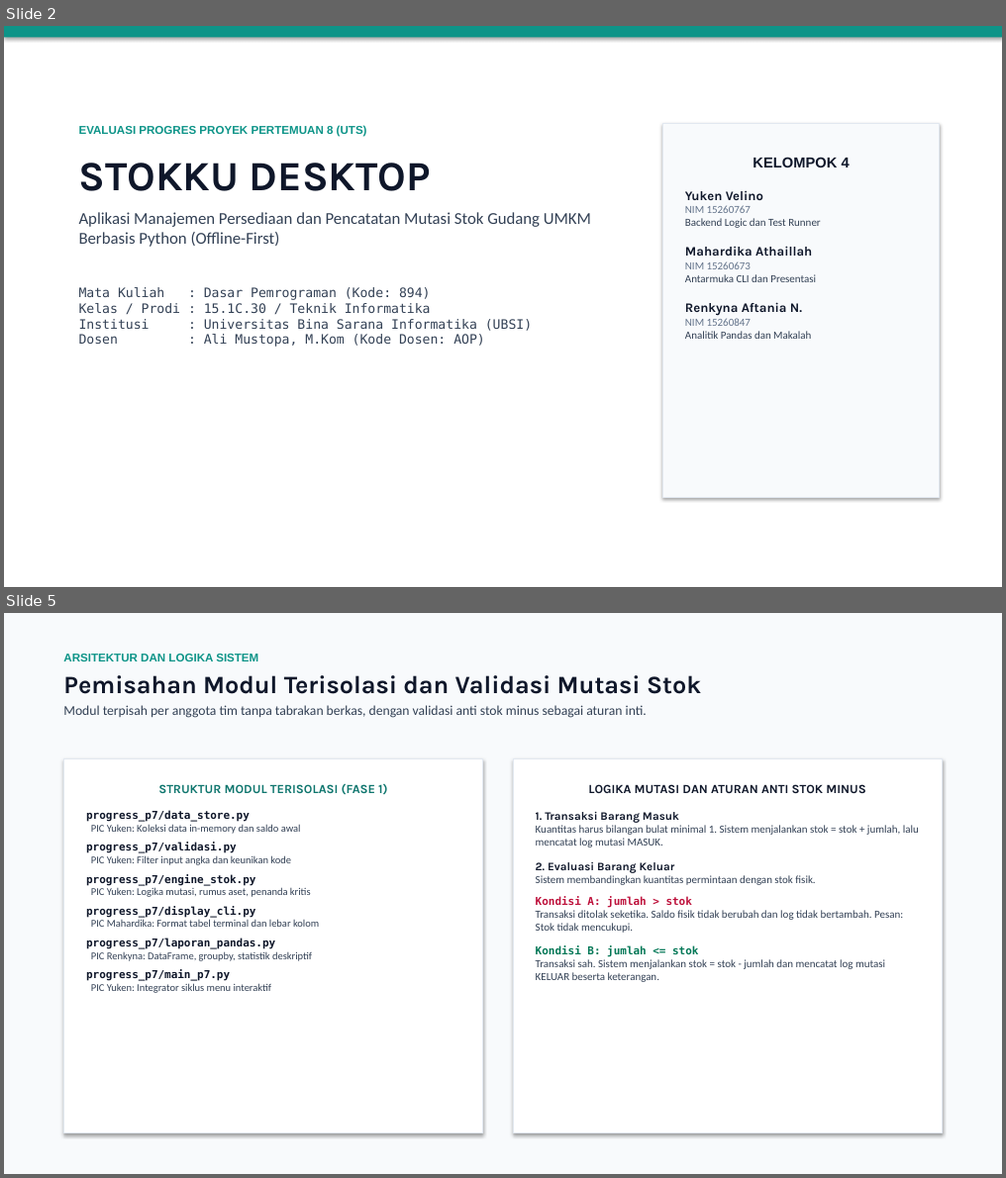
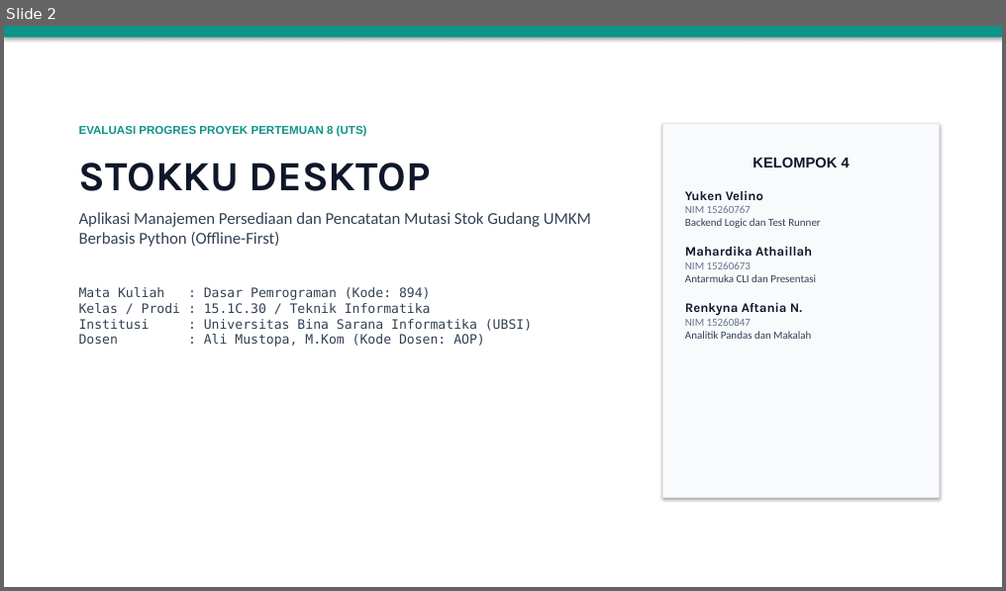
Before and after one commit to Curzyori/Stokku-Desktop, a slide deck: docs/presentasi/STOKKU_DESKTOP_PROGRES_P7.pptx. Shown one above the other, each under a label of ours: slides 2 and 5 before the commit, slide 2 after it; the slides between them are not shown. The pictures are 1006x1178 and 1006x591 pixels, drawn with LibreOffice and Linux fonts; fonts in the diff are those of the drawing. Boxes give left, top, right and bottom in pixels: in the first picture for what was removed or moved away, otherwise in the second. Text is boxed around its words. In the diff, an @@ line names an element or a change of style, - is before the commit and + after.

```diff
--- a/docs/presentasi/STOKKU_DESKTOP_PROGRES_P7.pptx
+++ b/docs/presentasi/STOKKU_DESKTOP_PROGRES_P7.pptx
@@ slide 5 removed at [4,613,1002,1174], background #FFFFFF @@
@@ rectangle removed at [4,613,1002,1174] @@
@@ text removed at [63,654,701,718] @@
-ARSITEKTUR DAN LOGIKA SISTEM
-Pemisahan Modul Terisolasi dan Validasi Mutasi Stok
-Modul terpisah per anggota tim tanpa tabrakan berkas, dengan validasi anti stok minus sebagai aturan inti.
@@ rectangle removed at [63,759,483,1134] @@
-STRUKTUR MODUL TERISOLASI (FASE 1)
-progress_p7/data_store.py
-PIC Yuken: Koleksi data in-memory dan saldo awal
-progress_p7/validasi.py
-PIC Yuken: Filter input angka dan keunikan kode
-progress_p7/engine_stok.py
-PIC Yuken: Logika mutasi, rumus aset, penanda kritis
-progress_p7/display_cli.py
-PIC Mahardika: Format tabel terminal dan lebar kolom
-progress_p7/laporan_pandas.py
-PIC Renkyna: DataFrame, groupby, statistik deskriptif
-progress_p7/main_p7.py
-PIC Yuken: Integrator siklus menu interaktif
@@ rectangle removed at [513,759,943,1134] @@
-LOGIKA MUTASI DAN ATURAN ANTI STOK MINUS
-1. Transaksi Barang Masuk
-Kuantitas harus bilangan bulat minimal 1. Sistem menjalankan stok = stok + jumlah, lalu mencatat log mutasi MASUK.
-2. Evaluasi Barang Keluar
-Sistem membandingkan kuantitas permintaan dengan stok fisik.
-Kondisi A: jumlah > stok
-Transaksi ditolak seketika. Saldo fisik tidak berubah dan log tidak bertambah. Pesan: Stok tidak mencukupi.
-Kondisi B: jumlah <= stok
-Transaksi sah. Sistem menjalankan stok = stok - jumlah dan mencatat log mutasi KELUAR beserta keterangan.
```
Also in this commit, not shown: 7 slides changed, 5 slides added, 34 other files.
